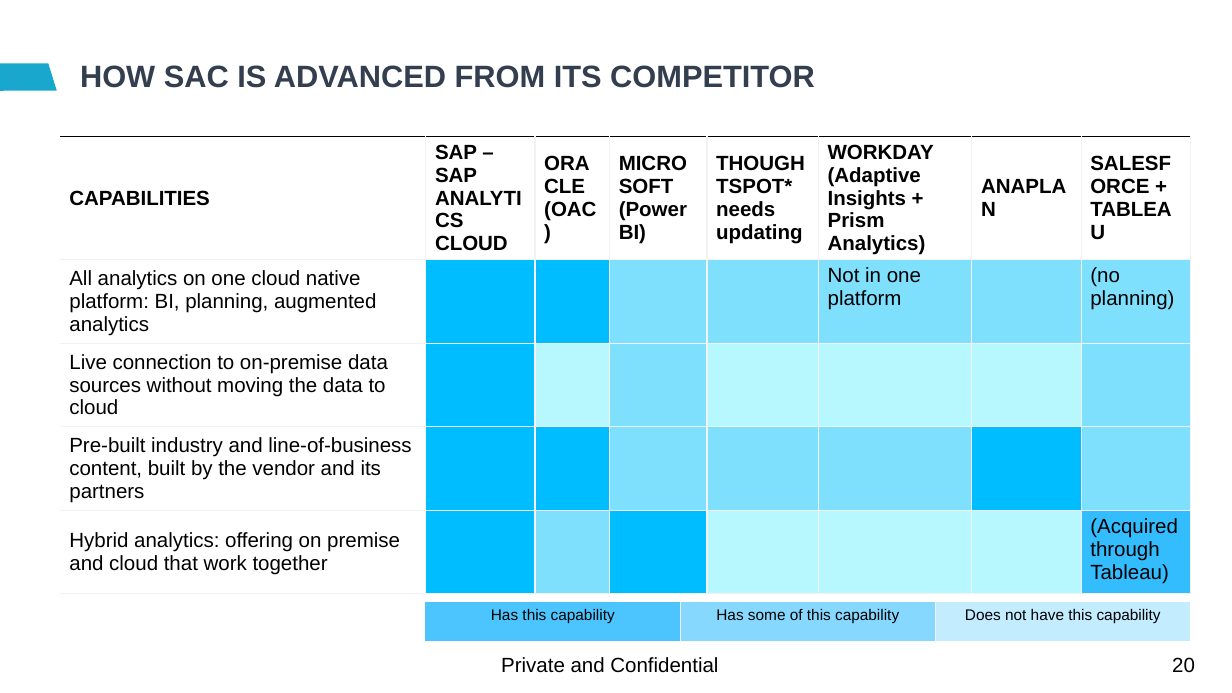
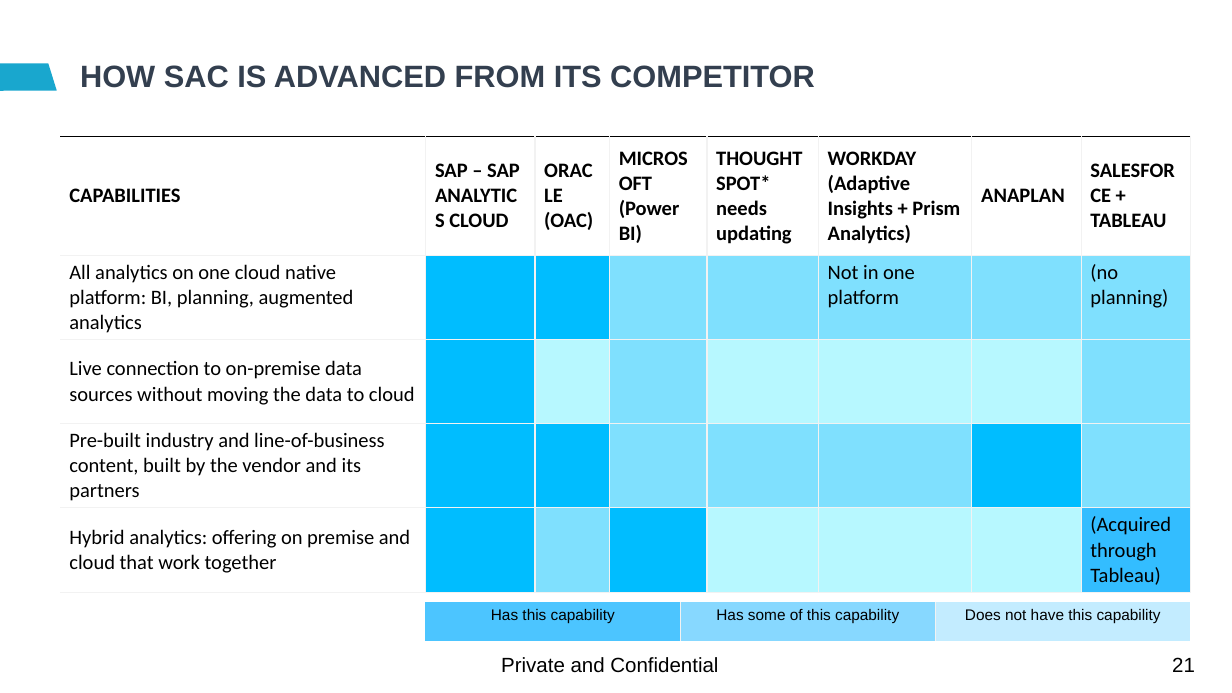
Before and after one commit to soyuztechnologies/EY_SAC_Feb2022, a slide deck: slide 21 of day 1/SAC_Training Day 1.pptx (slide 20 before the commit). Drawn at 1232x693 pixels with LibreOffice and Linux fonts; fonts in the diff are those of the drawing; background and template pictures are left out. Boxes give left, top, right and bottom in pixels: in the first picture for what was removed or moved away, otherwise in the second. Text is boxed around its words. In the diff, an @@ line names an element or a change of style, - is before the commit and + after.

```diff
--- a/day 1/SAC_Training Day 1.pptx
+++ b/day 1/SAC_Training Day 1.pptx
@@ table at <box>60,137,1190,590</box> @@
@@ font Arial to Calibri @@
@@ page number at <box>1172,657,1195,672</box>: text changed @@
-20
+21
```
Also in this commit, not shown: 20 other slides changed, 1 slide added, 2 other files.
